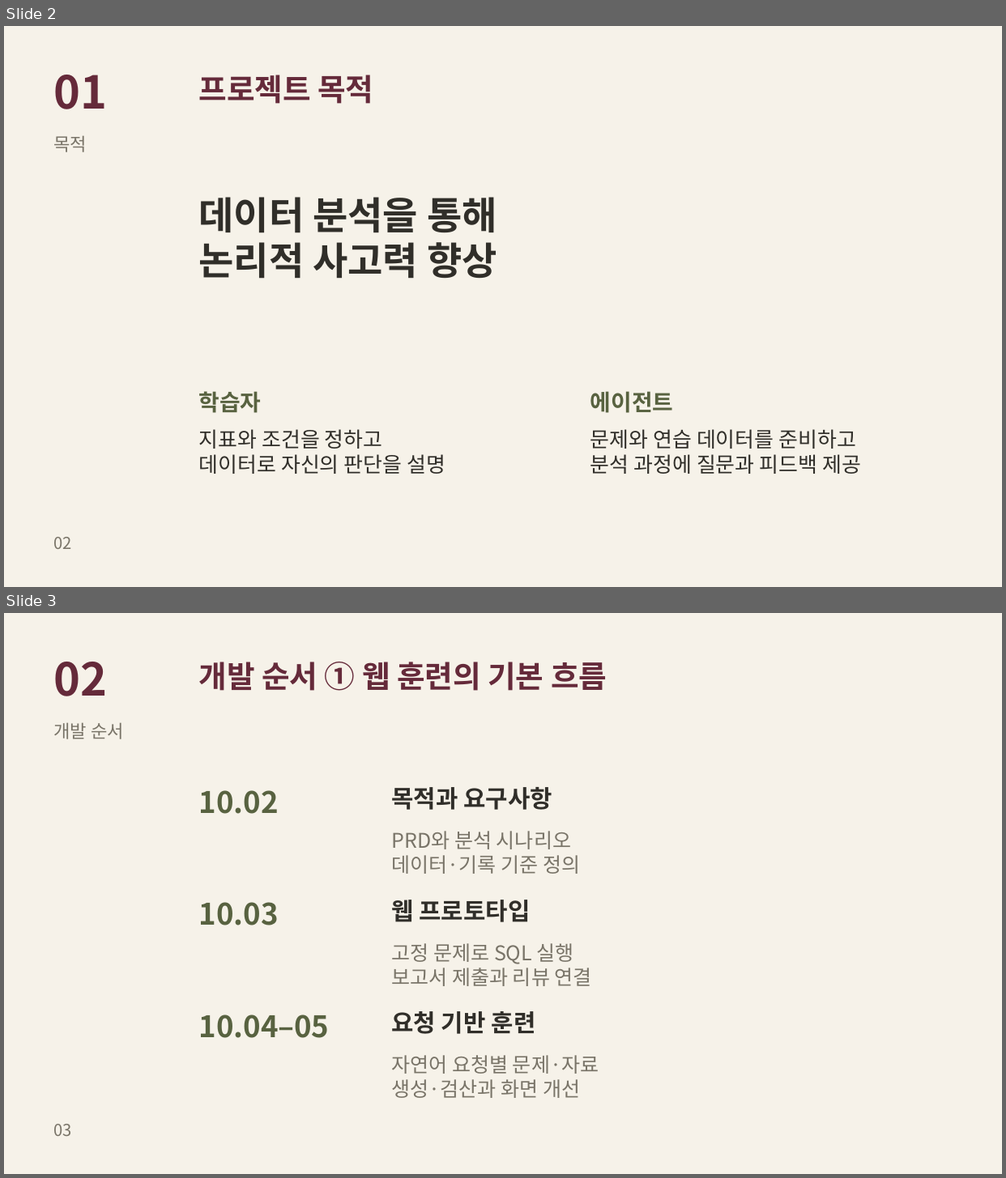
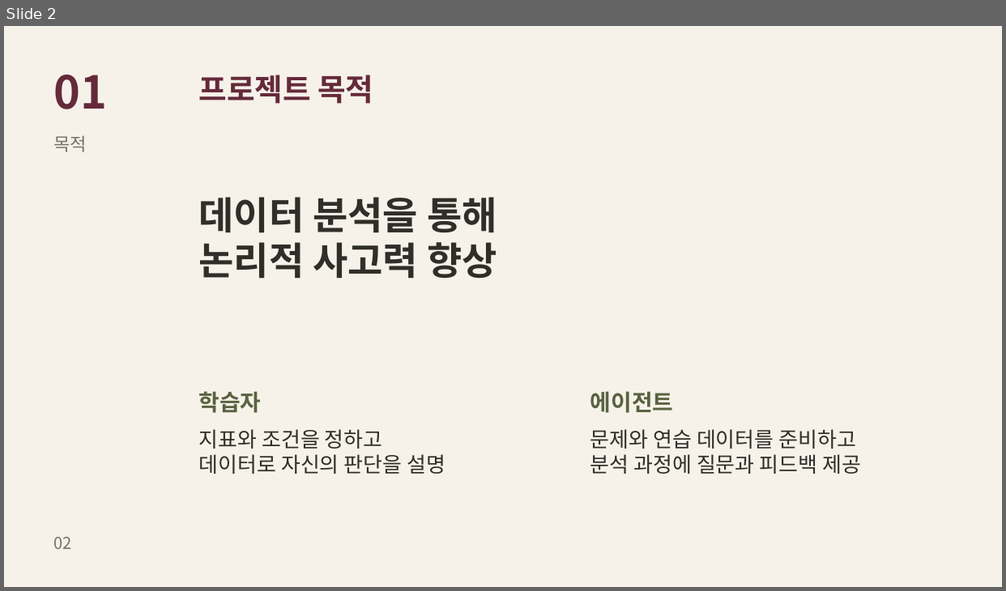
Before and after one commit to skh001218/DA-Agent, a slide deck: DA-Agent Project.pptx. Shown one above the other, each under a label of ours: slides 2 and 3 before the commit, slide 2 after it. The pictures are 1006x1178 and 1006x591 pixels, drawn with LibreOffice and Linux fonts; fonts in the diff are those of the drawing. Boxes give left, top, right and bottom in pixels: in the first picture for what was removed or moved away, otherwise in the second. Text is boxed around its words. In the diff, an @@ line names an element or a change of style, - is before the commit and + after.

```diff
--- a/DA-Agent Project.pptx
+++ b/DA-Agent Project.pptx
@@ slide 3 removed at [4, 613, 1002, 1174], background #F6F2E9 @@
@@ text removed at [54, 662, 108, 696] @@
-02
@@ text removed at [199, 662, 607, 691] @@
-개발 순서 ① 웹 훈련의 기본 흐름
@@ text removed at [54, 722, 124, 739] @@
-개발 순서
@@ text removed at [199, 790, 279, 814] @@
-10.02
@@ text removed at [391, 787, 552, 810] @@
-목적과 요구사항
@@ text removed at [391, 831, 580, 874] @@
-PRD와 분석 시나리오
-데이터·기록 기준 정의
@@ text removed at [199, 902, 279, 926] @@
-10.03
@@ text removed at [391, 900, 530, 922] @@
-웹 프로토타입
@@ text removed at [391, 943, 592, 986] @@
-고정 문제로 SQL 실행
-보고서 제출과 리뷰 연결
@@ text removed at [199, 1015, 330, 1038] @@
-10.04–05
@@ text removed at [391, 1012, 536, 1034] @@
-요청 기반 훈련
@@ text removed at [391, 1055, 599, 1098] @@
-자연어 요청별 문제·자료
-생성·검산과 화면 개선
@@ text removed at [54, 1124, 72, 1136] @@
-03
```
Also in this commit, not shown: 9 slides changed, 2 other slides removed, 1 other file.
